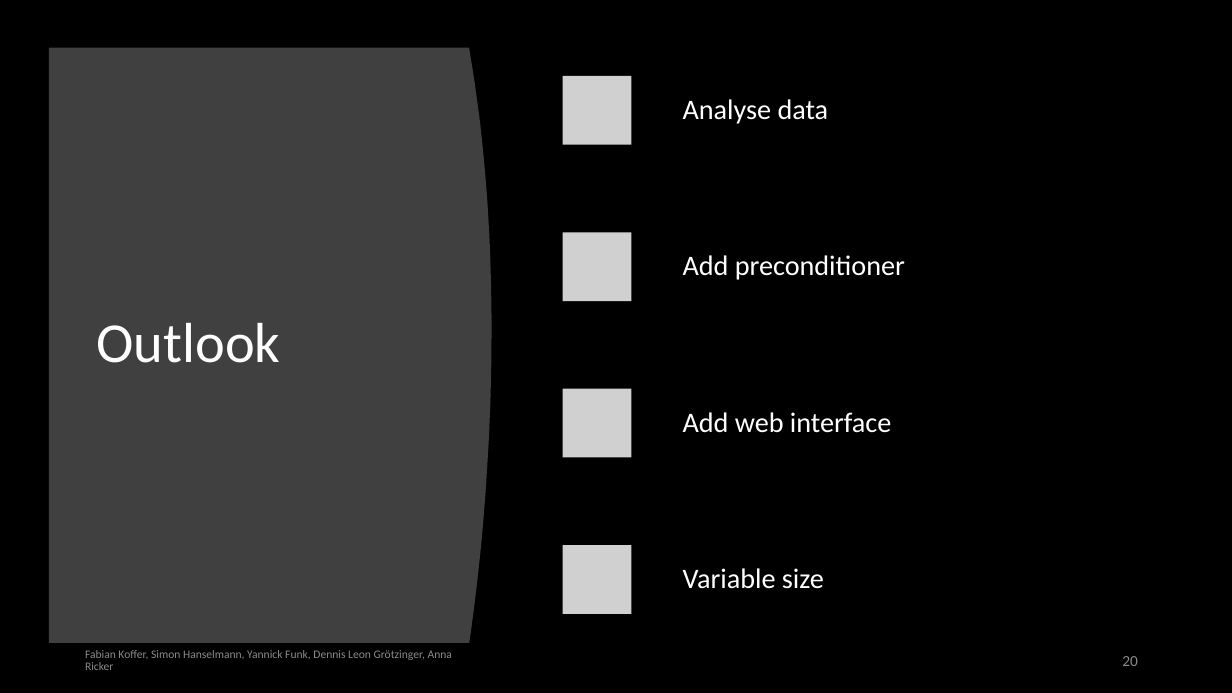
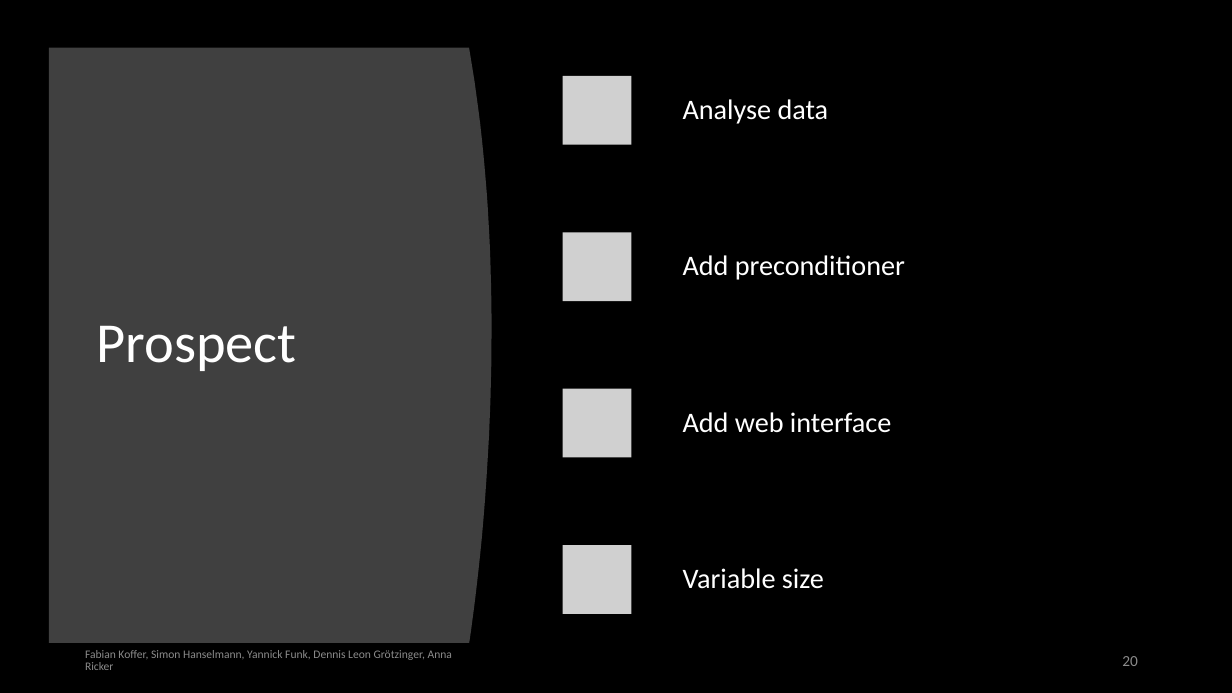
Before and after one commit to TheSlimvReal/PSE---LA-meets-ML, a slide deck: slide 20 of Final Presentation/La meets ML.pptx. Drawn at 1232x693 pixels with LibreOffice and Linux fonts; fonts in the diff are those of the drawing; grey boxes stand for pictures. Boxes give left, top, right and bottom in pixels: in the first picture for what was removed or moved away, otherwise in the second. Text is boxed around its words. In the diff, an @@ line names an element or a change of style, - is before the commit and + after.

Commit message:
changed outlook to prospect

```diff
--- a/Final Presentation/La meets ML.pptx
+++ b/Final Presentation/La meets ML.pptx
@@ title at box(96, 325, 296, 371): text changed @@
-Outlook
+Prospect
```
